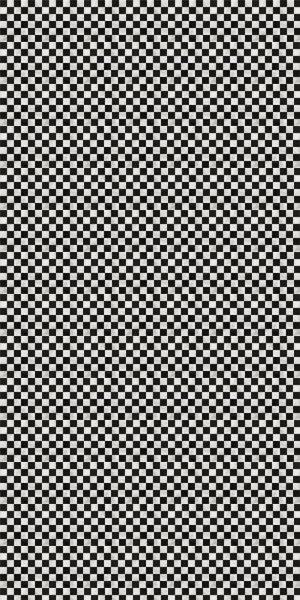
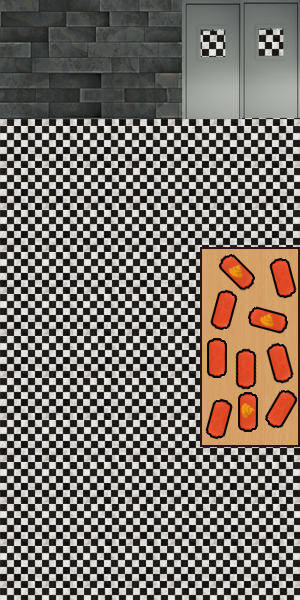
Comparing the layer stacks of the two 300x600 images. Changes:
added layer "Слой 2" above "Слой 1" over [left=241, top=0, right=300, bottom=118]
added layer "Слой 1" above "Слой 4" over [left=182, top=0, right=242, bottom=119]
added layer "Слой 4" above "Слой 3" over [left=200, top=247, right=300, bottom=447]
added layer "Слой 3" above "Layer 1 copy 22" over [left=0, top=0, right=182, bottom=119]
